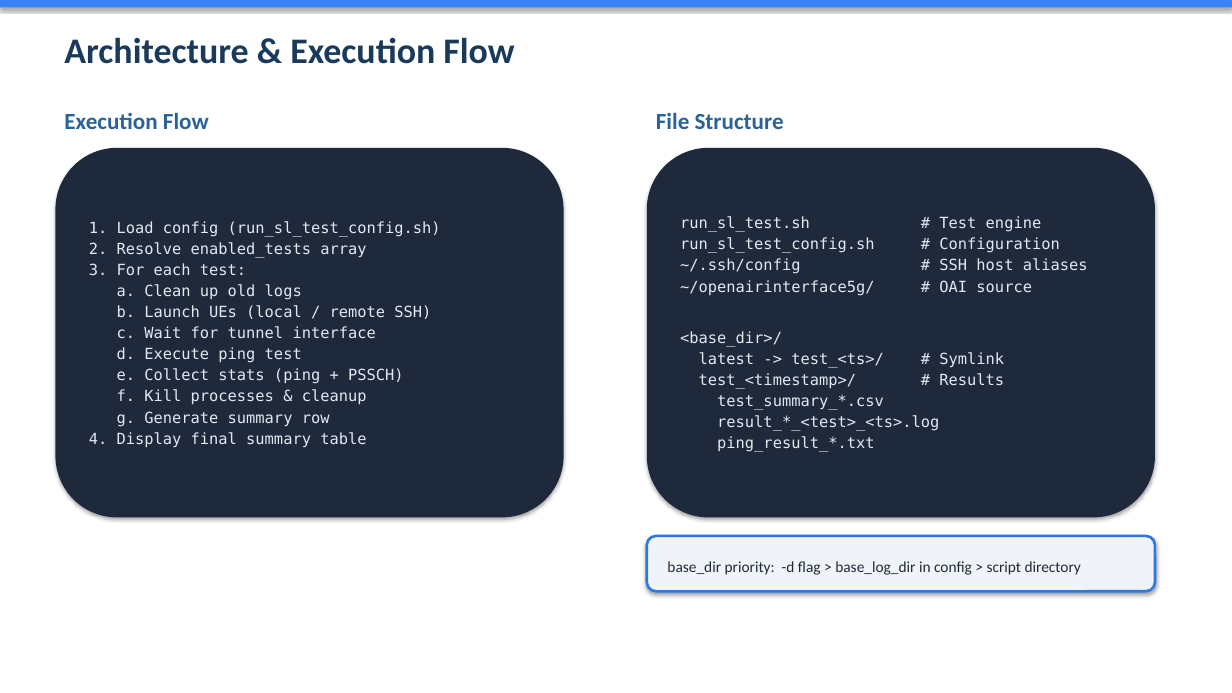
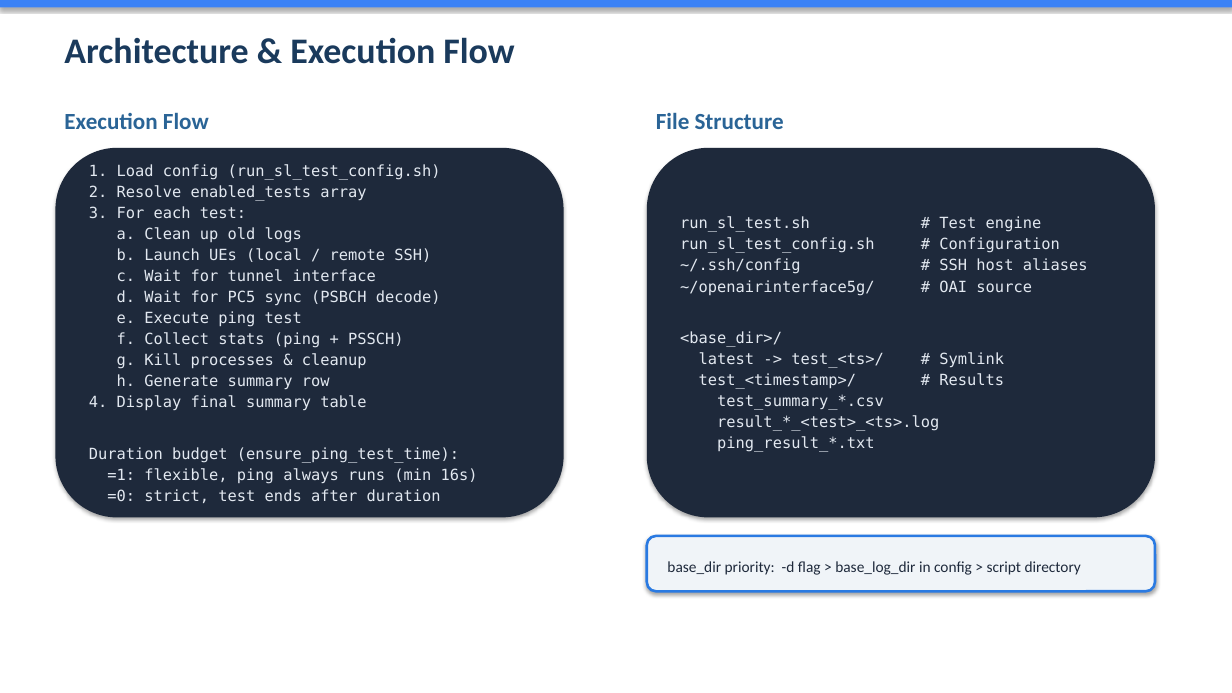
Before and after one commit to davidkimmy/openairinterface5g, a slide deck: slide 3 of doc/episys/test_script/overview_sl_test.pptx. Drawn at 1232x693 pixels with LibreOffice and Linux fonts; fonts in the diff are those of the drawing. Boxes give left, top, right and bottom in pixels: in the first picture for what was removed or moved away, otherwise in the second. Text is boxed around its words. In the diff, an @@ line names an element or a change of style, - is before the commit and + after.

Commit message:
Added checking PC5 sync before ping test.

```diff
--- a/doc/episys/test_script/overview_sl_test.pptx
+++ b/doc/episys/test_script/overview_sl_test.pptx
@@ text in rounded rectangle at <box>117,290,441,389</box>: text changed @@
-d. Execute ping test
-e. Collect stats (ping + PSSCH)
-f. Kill processes & cleanup
-g. Generate summary row
+d. Wait for PC5 sync (PSBCH decode)
+e. Execute ping test
+f. Collect stats (ping + PSSCH)
+g. Kill processes & cleanup
+h. Generate summary row
@@ text in rounded rectangle at <box>89,447,478,503</box>: paragraphs added @@
+Duration budget (ensure_ping_test_time):
+=1: flexible, ping always runs (min 16s)
+=0: strict, test ends after duration
```
Also in this commit, not shown: 1 other slide changed, 4 other files.
